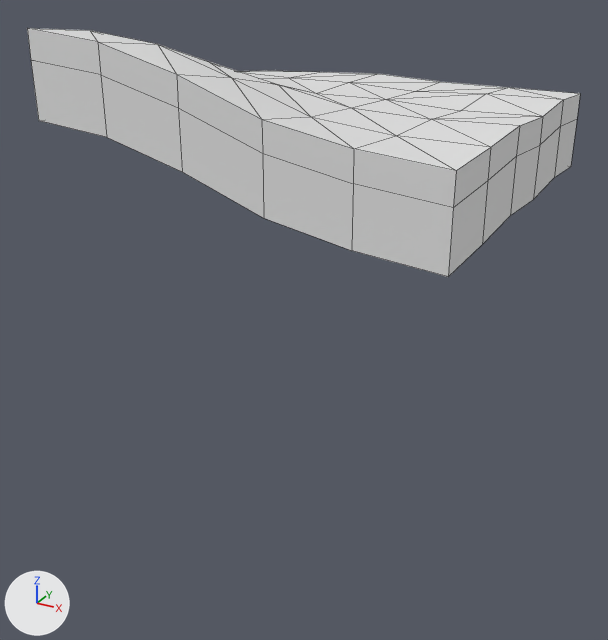
A saved change to the FBX model ZombieSurvival/Assets/polyperfect/Low Poly Ultimate Pack/T/- Meshes_T/Terrains_T/Worlds_T/8Mesh.fbx.
The view is the same before and after, from a 50 mm camera at (29.2, -57.6, 10.7) aimed at (-0.9, -2.8, -16.7). The axes (+X, +Y, +Z) are drawn at lower left. The lights are the same throughout. Mesh edges are drawn as thin lines. Where no turn or scale is listed for an object, it has been applied to the vertices.

Names of what the first picture shows: 'terrain-world-hill4'.
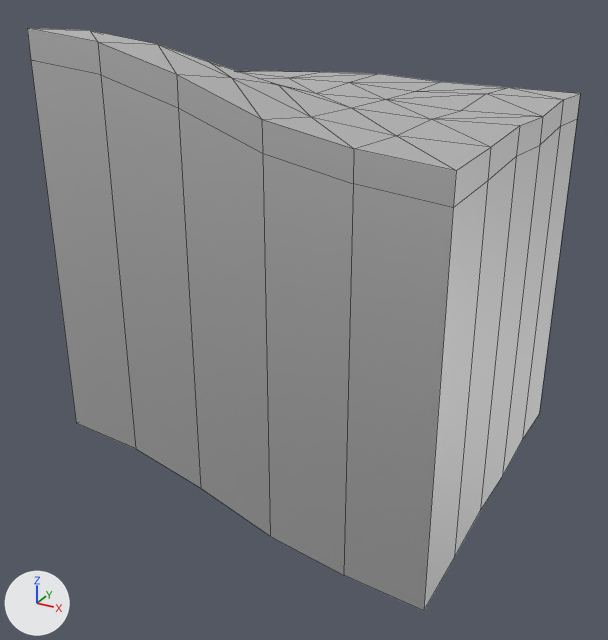
Changed parts and their boxes (x1, y1, x2, y2) in the pictures (608 x 640 px; the box of a moved part takes in the faces that stretch with it):
'terrain-world-hill4', recoloured, reshaped (134% taller)
    before: (27, 28, 580, 277)
    after: (27, 28, 580, 611)
part 1 of me_terrain_world_hill4, moved or reshaped
    before: (31, 60, 574, 277)
    after: (31, 60, 574, 611)

Diff of the bpy script that builds the scene:
```diff
--- a/ZombieSurvival/Assets/polyperfect/Low Poly Ultimate Pack/T/- Meshes_T/Terrains_T/Worlds_T/8Mesh.fbx.py
+++ b/ZombieSurvival/Assets/polyperfect/Low Poly Ultimate Pack/T/- Meshes_T/Terrains_T/Worlds_T/8Mesh.fbx.py
@@ mat_lowpoly_colors_020 @@
+mat_lowpoly_colors_020 = principled_material('LOWPOLY-COLORS.020')
+mat_lowpoly_colors_020.base_color = (0.8, 0.8, 0.8)  # white #e7e7e7
+mat_lowpoly_colors_020.metallic = 1.0
+mat_lowpoly_colors_020.roughness = 0.553
@@ me_terrain_world_hill4 @@
 me_terrain_world_hill4.from_pydata(...)  # 76 vertices, 90 faces; spans x -15.0..15.0, y -15.0..15.0, z -6.0..6.0
 # used by ob_terrain_world_hill4; location = (0.0, 0.0, 0.0)
 # before: 56 (15.0, -15.0, -6.0) at pixel (448, 276), 57 (-9.0, -15.0, -0.6) at pixel (106, 137), 58 (-3.0, -15.0, -2.2) at pixel (182, 171), 59 (3.0, -15.0, -4.3) at pixel (263, 218), 60 (9.0, -15.0, -5.4) at pixel (351, 250)
 # before: 61 (15.0, -9.0, -5.9) at pixel (482, 244), 62 (15.0, -3.0, -5.6) at pixel (510, 215), 63 (15.0, 3.0, -6.0) at pixel (533, 199), 64 (15.0, 9.0, -5.6) at pixel (554, 177), 65 (-15.0, -15.0, 0.0) at pixel (38, 120)
 # before: 66 (-15.0, -9.0, -0.6), 67 (-15.0, -3.0, -2.2), 68 (-15.0, 3.0, -4.3), 69 (15.0, 15.0, -6.0) at pixel (570, 166), 70 (-9.0, 15.0, -5.8)
 # before: 71 (-3.0, 15.0, -5.5), 72 (3.0, 15.0, -5.9), 73 (9.0, 15.0, -5.9), 74 (-15.0, 15.0, -6.0), 75 (-15.0, 9.0, -5.4)
-me_terrain_world_hill4.materials.append(mat_lowpoly_colors)  # white #e7e7e7
+# me_terrain_world_hill4 part 1
+for i in [*range(56, 76)]: me_terrain_world_hill4.vertices[i].co += Vector((0.0, 0.0, -24.0))
+me_terrain_world_hill4.materials.append(mat_lowpoly_colors_020)  # white #e7e7e7
```
